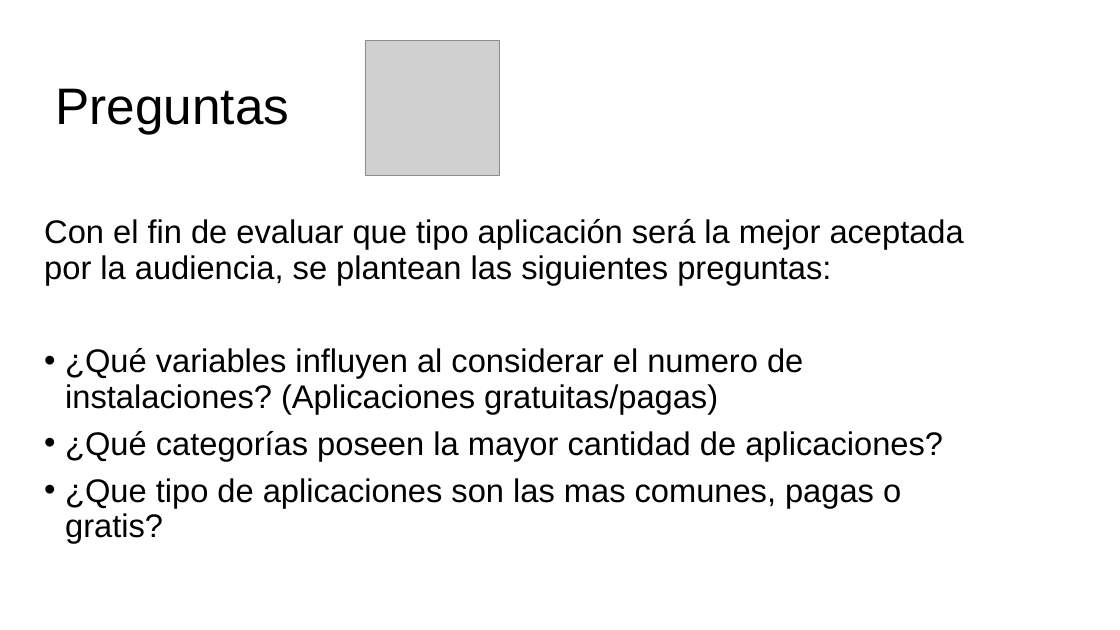
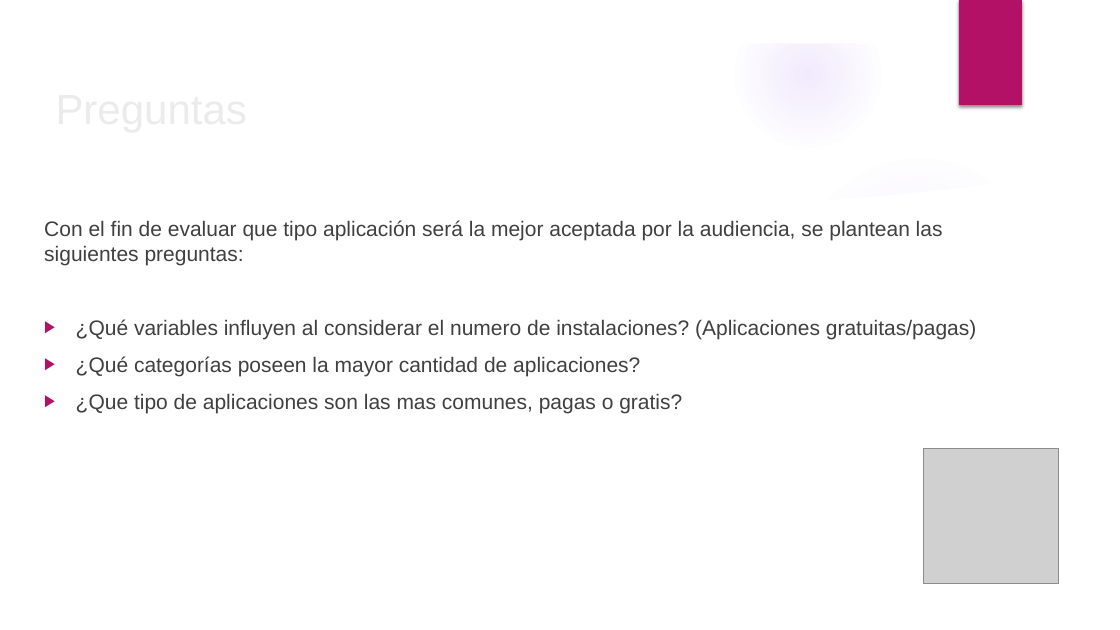
Before and after one commit to pdelucchi/PlayStore_Analysis, a slide deck: slide 5 of Google Play Appstore Forecasting.pptx (slide 4 before the commit). Drawn at 1120x630 pixels with LibreOffice and Linux fonts; fonts in the diff are those of the drawing; grey boxes stand for pictures; background and template pictures are left out. Boxes give left, top, right and bottom in pixels: in the first picture for what was removed or moved away, otherwise in the second. Text is boxed around its words. In the diff, an @@ line names an element or a change of style, - is before the commit and + after.

```diff
--- a/Google Play Appstore Forecasting.pptx
+++ b/Google Play Appstore Forecasting.pptx
@@ group added at [0,0,1120,630]: 4 ellipses, 3 freeform shapes @@
@@ rectangle added at [959,0,1022,105], fill #B31166 @@
@@ title "Preguntas" at [145,247,244,266]: size 44 to 36 pt, text colour #000000 to #EBEBEB; line spacing 0.9 to 1 @@
@@ text "Con el fin de evaluar ..." at [44,220,976,413]: size 28 to 18 pt, text colour #000000 to #404040; line spacing 0.9 to 1; bullet • to ▶ @@
@@ picture: place and size @@
-picture at [365,40,500,176]
+picture at [923,449,1059,584]
```
Also in this commit, not shown: 13 other slides changed, 6 slides added, 1 other file.
